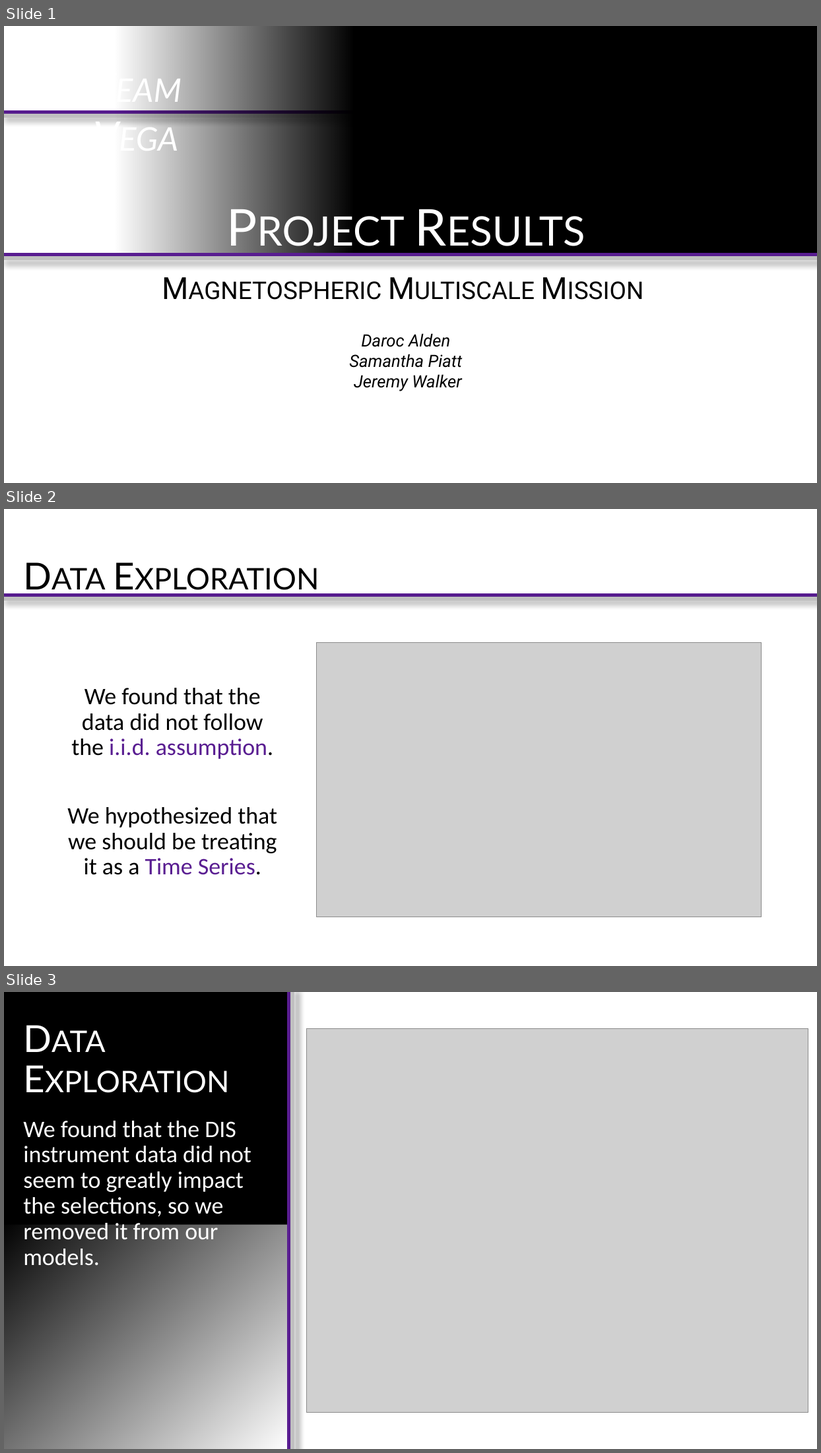
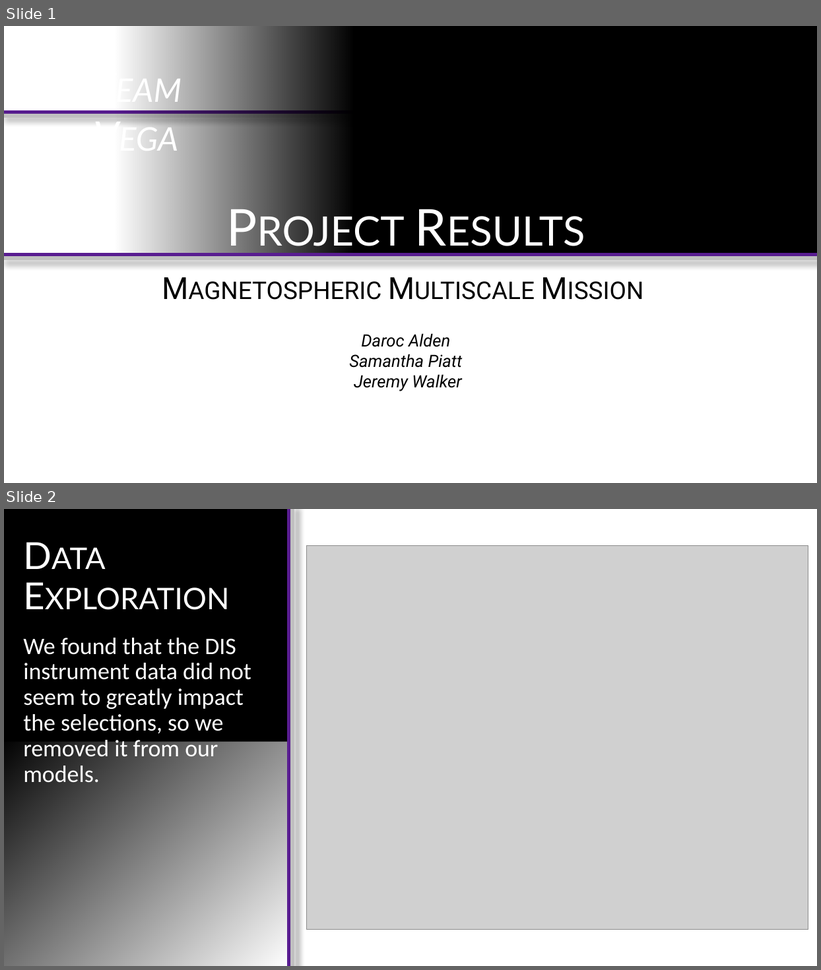
Before and after one commit to setupminimal/ml2018-final-project, a slide deck: Vega Presentation Slides.pptx. Shown one above the other, each under a label of ours: slides 1, 2 and 3 before the commit, slides 1 and 2 after it. The pictures are 821x1453 and 821x970 pixels, drawn with LibreOffice and Linux fonts; fonts in the diff are those of the drawing; grey boxes stand for pictures; background and template pictures are left out. Boxes give left, top, right and bottom in pixels: in the first picture for what was removed or moved away, otherwise in the second. Text is boxed around its words. In the diff, an @@ line names an element or a change of style, - is before the commit and + after.

```diff
--- a/Vega Presentation Slides.pptx
+++ b/Vega Presentation Slides.pptx
@@ slide 2 removed at bbox=[4, 509, 817, 966], background #FFFFFF; not listed: 2 template elements that a slide beside it also shows @@
@@ title removed at bbox=[17, 533, 797, 622] @@
-Data Exploration
@@ picture removed at bbox=[317, 642, 762, 917] @@
@@ text removed at bbox=[67, 688, 277, 875] @@
-We found that the data did not follow the i.i.d. assumption.
-We hypothesized that we should be treating it as a Time Series.
@@ what was slide 3 is now slide 2 @@
```
Also in this commit, not shown: 1 other file.
